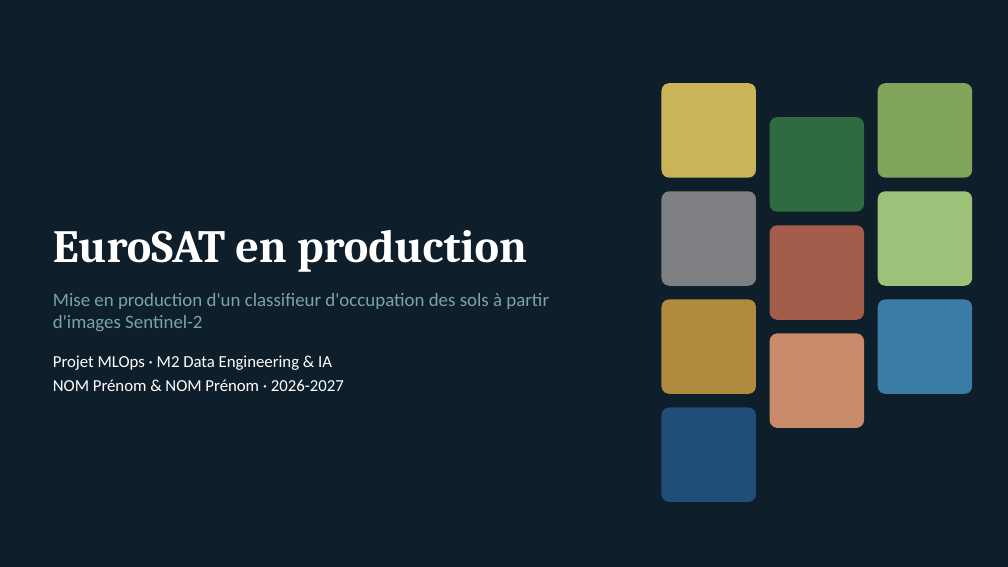
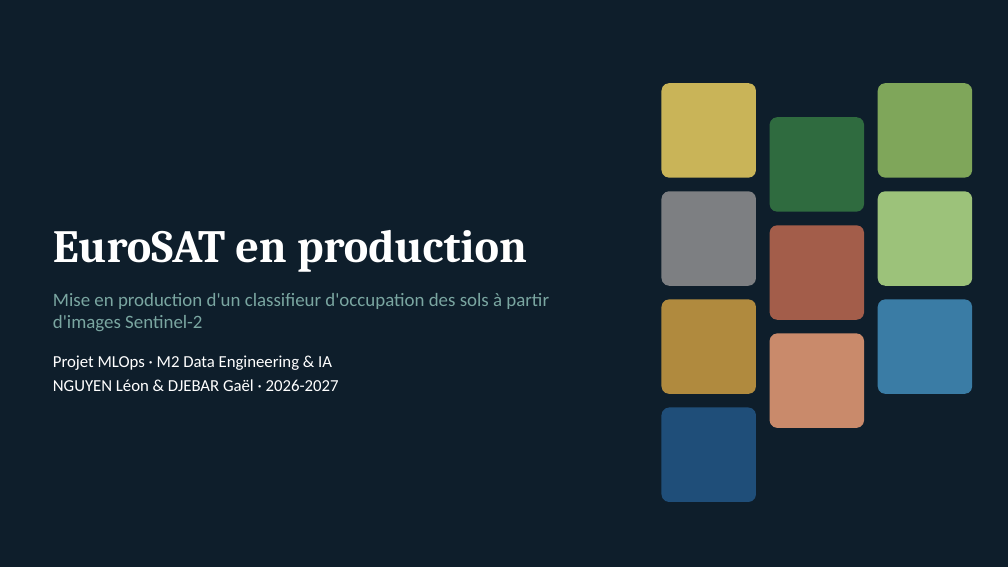
Before and after one commit to nplnguyen/eurosat-mlops, a slide deck: slide 1 of presentation/soutenance-mlops-eurosat.pptx. Drawn at 1008x567 pixels with LibreOffice and Linux fonts; fonts in the diff are those of the drawing. Boxes give left, top, right and bottom in pixels: in the first picture for what was removed or moved away, otherwise in the second. Text is boxed around its words. In the diff, an @@ line names an element or a change of style, - is before the commit and + after.

```diff
--- a/presentation/soutenance-mlops-eurosat.pptx
+++ b/presentation/soutenance-mlops-eurosat.pptx
@@ text at [53,379,339,391]: text changed @@
-NOM Prénom & NOM Prénom · 2026-2027
+NGUYEN Léon & DJEBAR Gaël · 2026-2027
```
Also in this commit, not shown: 4 other slides changed.
